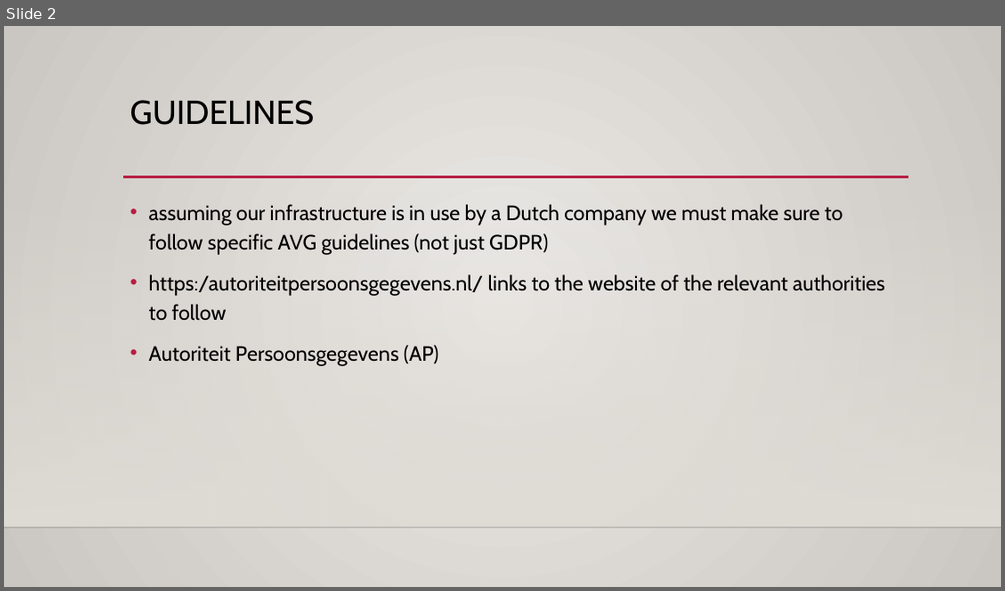
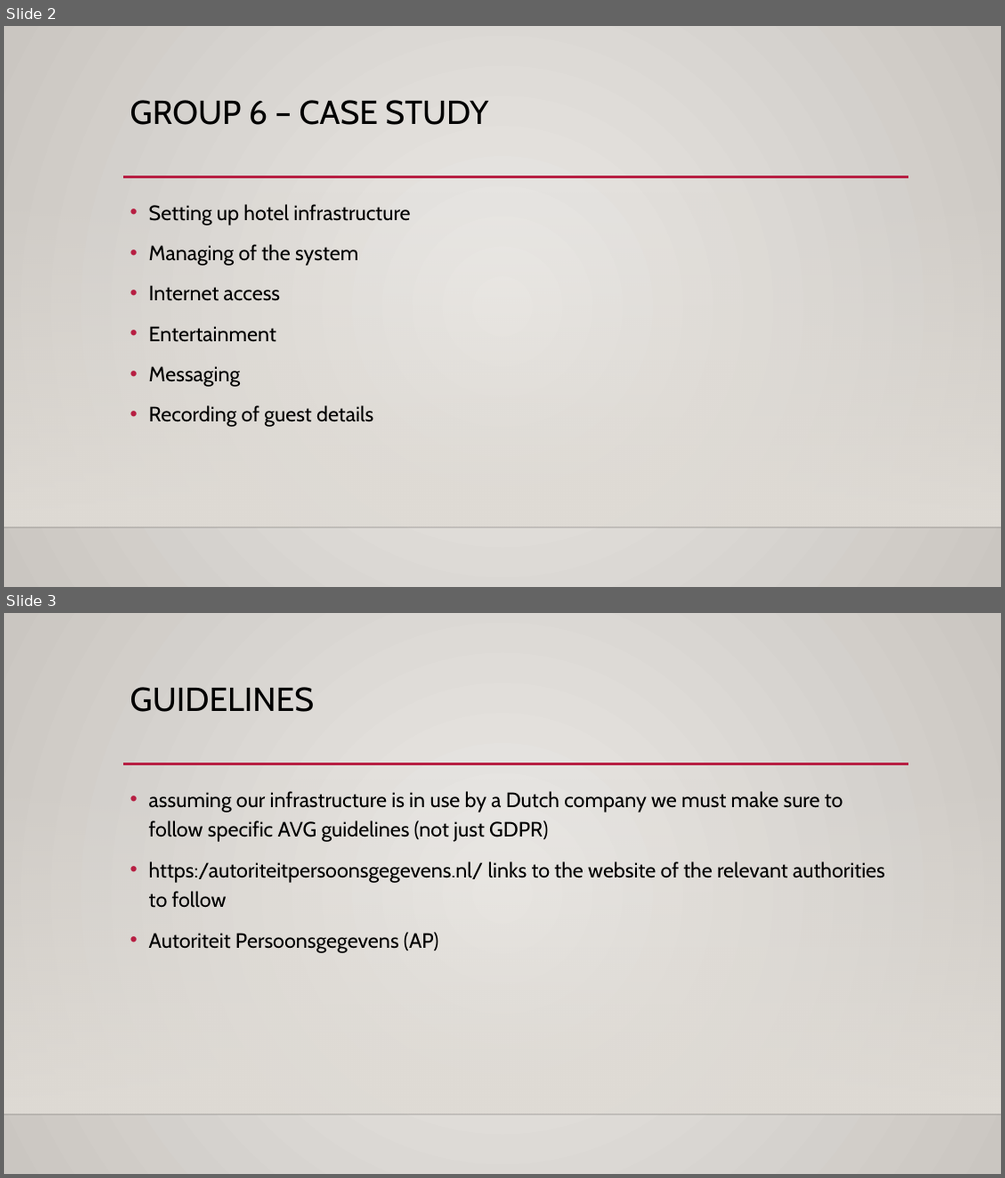
Before and after one commit to dmitrlv/Case-Study-3, a slide deck: GDPR_case_study_3.pptx. Shown one above the other, each under a label of ours: slide 2 before the commit, slides 2 and 3 after it. The pictures are 1005x591 and 1005x1178 pixels, drawn with LibreOffice and Linux fonts; fonts in the diff are those of the drawing; background and template pictures are left out. Boxes give left, top, right and bottom in pixels: in the first picture for what was removed or moved away, otherwise in the second. Text is boxed around its words. In the diff, an @@ line names an element or a change of style, - is before the commit and + after.

```diff
--- a/GDPR_case_study_3.pptx
+++ b/GDPR_case_study_3.pptx
@@ slide 2 added at [4,26,1001,587], background gradient #ECEAE7 to #CAC7C1; not listed: 3 template elements that a slide beside it also shows @@
@@ title added at [130,100,488,125], 32 pt, text #000000 @@
+GROUP 6 – CASE STUDY
@@ text added at [149,204,410,426], 20 pt, text #000000 @@
+• Setting up hotel infrastructure
+• Managing of the system
+• Internet access
+• Entertainment
+• Messaging
+• Recording of guest details
@@ what was slide 2 is now slide 3 @@
```
Also in this commit, not shown: 3 slides changed, 1 other slide added, 1 slide removed.
